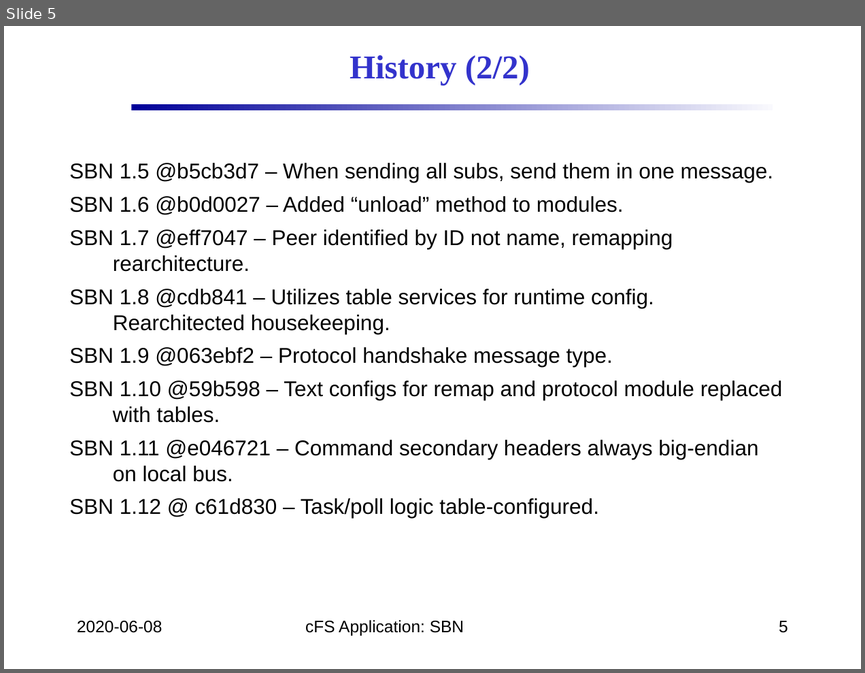
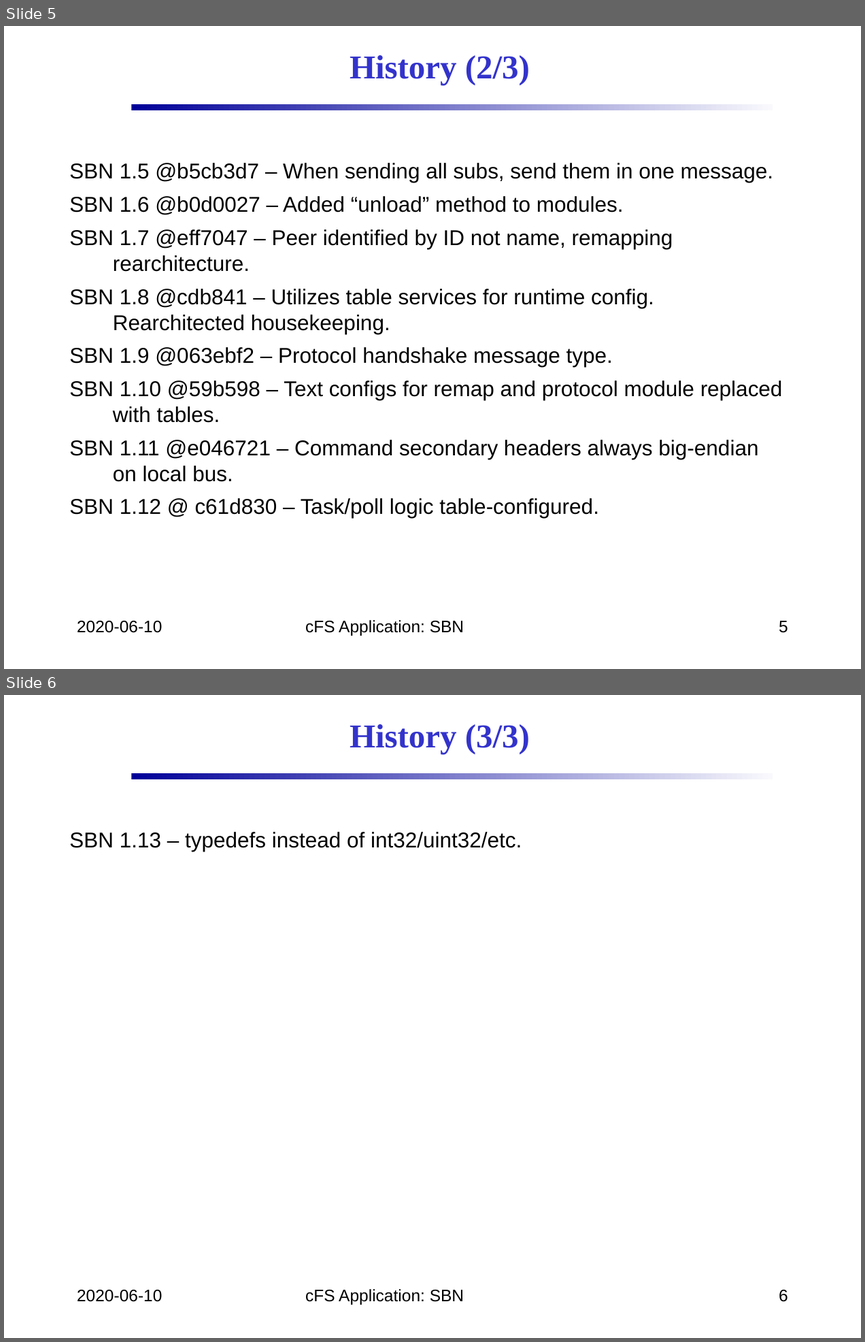
Before and after one commit to nasa/SBN, a slide deck: doc/SBN_Design.pptx. Shown one above the other, each under a label of ours: slide 5 before the commit, slides 5 and 6 after it. The pictures are 865x673 and 865x1342 pixels, drawn with LibreOffice and Linux fonts; fonts in the diff are those of the drawing; background and template pictures are left out. Boxes give left, top, right and bottom in pixels: in the first picture for what was removed or moved away, otherwise in the second. Text is boxed around its words. In the diff, an @@ line names an element or a change of style, - is before the commit and + after.

Commit message:
fix #26 - typedefs for most everything

```diff
--- a/doc/SBN_Design.pptx
+++ b/doc/SBN_Design.pptx
@@ slide 6 added at bbox=[4, 695, 861, 1338], background #FFFFFF; not listed: 1 template element that a slide beside it also shows @@
@@ text added at bbox=[349, 724, 530, 754], 28 pt, text #3333CC, bold @@
+History (3/3)
@@ text added at bbox=[69, 832, 521, 851], 18 pt, text #000000 @@
+SBN 1.13 – typedefs instead of int32/uint32/etc.
@@ text added at bbox=[77, 1289, 162, 1302], 14 pt, text #000000 @@
+2020-06-10
@@ text added at bbox=[305, 1289, 464, 1304], 14 pt, text #000000 @@
+cFS Application: SBN
@@ page number added at bbox=[779, 1289, 788, 1302], 14 pt, text #000000 @@
+6
@@ slide 5 changed as well @@
@@ text at bbox=[349, 55, 530, 85]: text changed @@
-History (2/2)
+History (2/3)
@@ text at bbox=[77, 620, 162, 633]: text changed @@
-2020-06-08
+2020-06-10
```
Also in this commit, not shown: 19 other slides changed, 17 other files.
